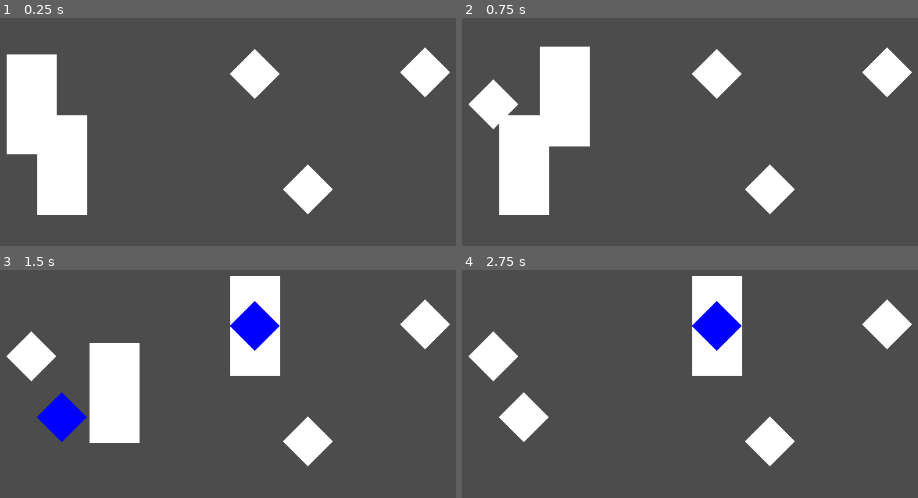
Above: before the commit, frames 1-4 (two rows, left to right).
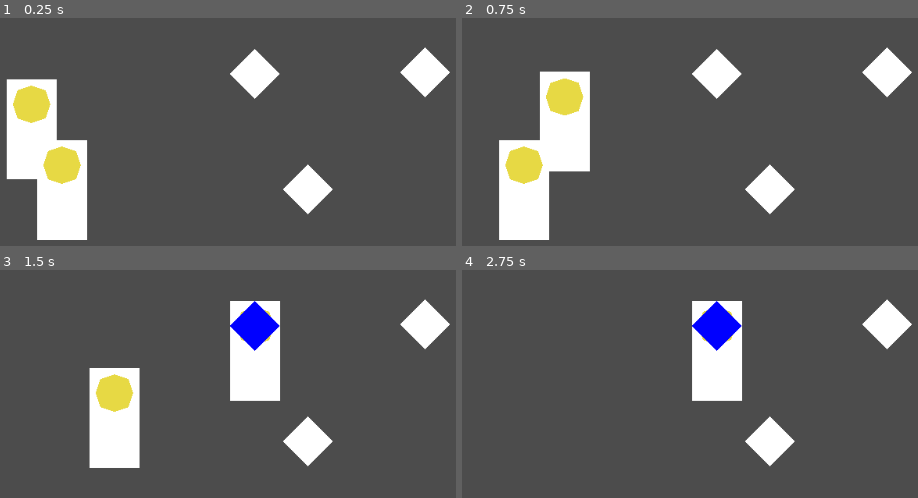
Above: after the commit, the same moments.

Repository: unSAME-Studio/ProjectOutlet
Game: Godot game, scene res://scenes/Main.tscn
Same seed, same stepped clock (60 frames per second), same inputs: the game is played once before the commit and once after it.
Inputs (mouse positions are in pixels of both pictures, inside the frame that each line leads up to):
- Up to frame 1 (0.25 s): no input
- Up to frame 2 (0.75 s): tap Enter at 0.5 s; drag from (493, 104) to (762, 77) at 0.52 s
- Up to frame 3 (1.5 s): drag from (63, 418) to (259, 327) at 1.27 s
- Up to frame 4 (2.75 s): move the mouse to (762, 329) at 2.02 s; click (762, 329) at 2.1 s

The runs differ from the first frame. In frame 1, 6.1% of the frame differs, in the area x 1-20%, y 15-98%; in frame 2, 7.8%; in frame 3, 8.4%, in the area x 1-62%, y 2-87%; in frame 4, 4.9%.

Commit message:
Optimized Plugs

Diff:
--- a/objects/Plug.gd
+++ b/objects/Plug.gd
@@ -3,20 +3,16 @@
 export (PackedScene) var outlet
 
 var selected = false
+var original_point
 var rest_point
-var original_point
+
 
 # drag and drop code adapted from Youtube
 # https://www.youtube.com/watch?v=iSpWZzL2i1o
 
 
 func _ready():
-	var o = outlet.instance()
-	o.set_global_position(get_global_position())
-	get_parent().call_deferred("add_child", o)
-	o.remove_from_group("outlet")
-	original_point = o
-	rest_point = original_point
+	original_point = get_global_position()
 
 
 # on drag
@@ -30,7 +26,11 @@
 	if selected:
 		set_global_position(lerp(get_global_position(), get_global_mouse_position(), 25 * delta))
 	else:
-		set_global_position(lerp(get_global_position(), rest_point.get_global_position(), 10 * delta))
+		if rest_point:
+			set_global_position(lerp(get_global_position(), rest_point.get_global_position(), 10 * delta))
+		else:
+			set_global_position(lerp(get_global_position(), original_point, 10 * delta))
+
 
 # on drop
 func _input(event):
@@ -40,15 +40,20 @@
 
 			# detect outlet
 			var shortest_dist = 75
-			var closest_point = original_point
+			var closest_point = null
 			for child in get_tree().get_nodes_in_group("outlet"):
 				var distance = global_position.distance_to(child.get_global_position())
 				if distance < shortest_dist:
 					closest_point = child
 					shortest_dist = distance
 
+			if rest_point:
+				rest_point.deselect()
+
 			# if found another close point, select it
 			# else send back to original point
-			rest_point.deselect()
-			rest_point = closest_point
-			rest_point.select()
+			if closest_point:
+				rest_point = closest_point
+				rest_point.select()
+			else:
+				rest_point = null
--- a/objects/Plug.tscn
+++ b/objects/Plug.tscn
@@ -4,17 +4,23 @@
 [ext_resource path="res://objects/Outlet.tscn" type="PackedScene" id=2]
 
 [sub_resource type="RectangleShape2D" id=1]
-extents = Vector2( 32, 64 )
+extents = Vector2( 32, 32 )
 
 [node name="Plug" type="Area2D"]
 script = ExtResource( 1 )
 outlet = ExtResource( 2 )
 
-[node name="Polygon2D" type="Polygon2D" parent="."]
-position = Vector2( -32, -64 )
-polygon = PoolVector2Array( 0, 0, 0, 64, 0, 128, 64, 128, 64, 0 )
-
 [node name="CollisionShape2D" type="CollisionShape2D" parent="."]
 shape = SubResource( 1 )
 
+[node name="Polygon2D" type="Polygon2D" parent="."]
+position = Vector2( -32, -32 )
+polygon = PoolVector2Array( 0, 0, 0, 64, 0, 128, 64, 128, 64, 0 )
+
+[node name="Polygon2D2" type="Polygon2D" parent="."]
+position = Vector2( -2.38419e-07, -1.43051e-06 )
+scale = Vector2( 0.75, 0.75 )
+color = Color( 0.909804, 0.854902, 0.270588, 1 )
+polygon = PoolVector2Array( 0, -32, -24, -24, -32, 0, -24, 24, 0, 32, 24, 24, 32, 0, 24, -24 )
+
 [connection signal="input_event" from="." to="." method="_on_Plug_input_event"]
